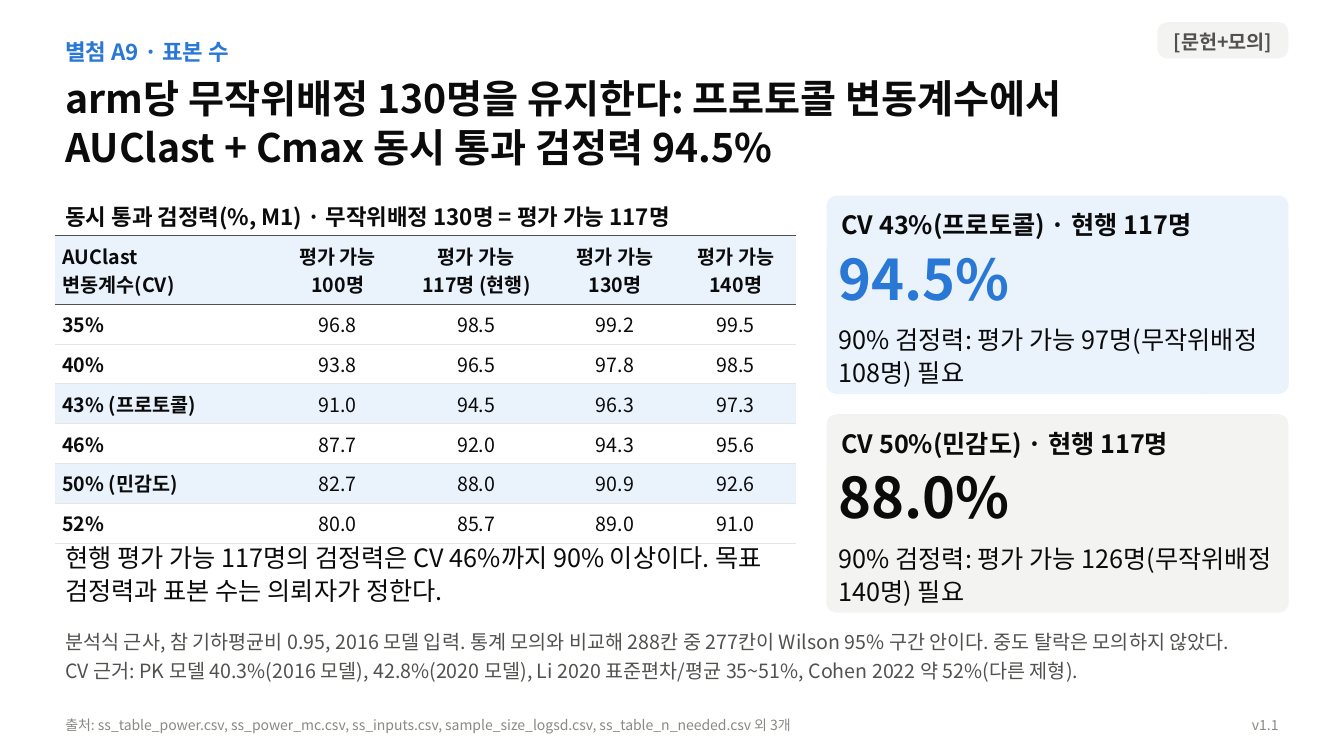
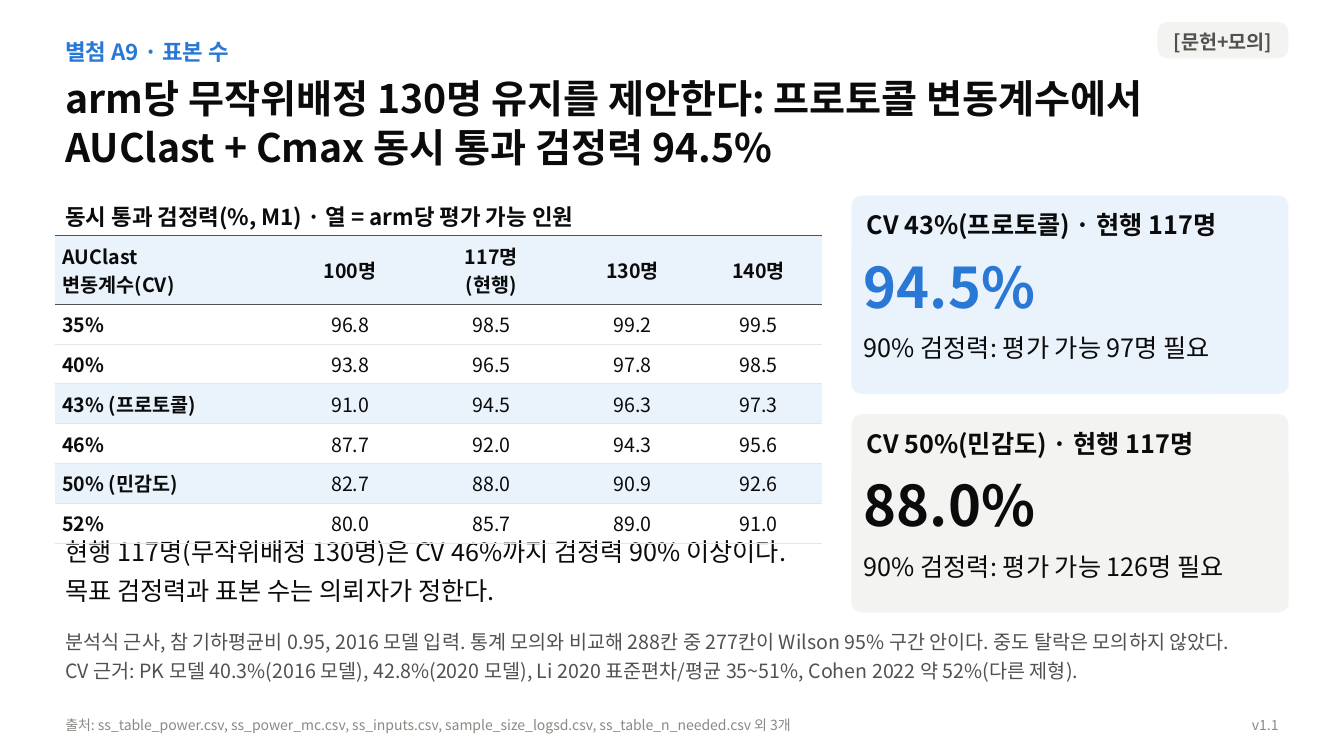
Before and after one commit to DHKQSP/dupilumab-sim, a slide deck: slide 22 of reports/deck/dupilumab_AUCinf_core_deck_v1.1.pptx. Drawn at 1344x756 pixels with LibreOffice and Linux fonts; fonts in the diff are those of the drawing. Boxes give left, top, right and bottom in pixels: in the first picture for what was removed or moved away, otherwise in the second. Text is boxed around its words. In the diff, an @@ line names an element or a change of style, - is before the commit and + after.

```diff
--- a/reports/deck/dupilumab_AUCinf_core_deck_v1.1.pptx
+++ b/reports/deck/dupilumab_AUCinf_core_deck_v1.1.pptx
@@ text at [65,80,1143,166]: text changed @@
-arm당 무작위배정 130명을 유지한다: 프로토콜 변동계수에서 AUClast + Cmax 동시 통과 검정력 94.5%
+arm당 무작위배정 130명 유지를 제안한다: 프로토콜 변동계수에서 AUClast + Cmax 동시 통과 검정력 94.5%
@@ text at [65,206,573,230]: text changed @@
-동시 통과 검정력(%, M1) · 무작위배정 130명 = 평가 가능 117명
+동시 통과 검정력(%, M1) · 열 = arm당 평가 가능 인원
@@ rounded rectangle "CV 43%(프로토콜) · 현행 117명": place and size @@
-rounded rectangle "CV 43%(프로토콜) · 현행 117명" at [827,196,1289,394]
+rounded rectangle "CV 43%(프로토콜) · 현행 117명" at [852,196,1289,394]
@@ table at [55,236,822,536] @@
-row 1: AUClast 변동계수(CV) | 평가 가능 100명 | 평가 가능 117명 (현행) | 평가 가능 130명 | 평가 가능 140명
+row 1: AUClast 변동계수(CV) | 100명 | 117명 (현행) | 130명 | 140명
@@ table: place and size @@
-table at [55,236,797,536]
+table at [55,236,822,536]
@@ text "94.5%": place and size @@
-text "94.5%" at [839,257,1258,387]
+text "94.5%" at [864,265,1210,359]
@@ text "94.5%" at [864,265,1210,359]: vertical alignment middle to top @@
@@ text at [864,336,1210,359]: text changed @@
-90% 검정력: 평가 가능 97명(무작위배정 108명) 필요
+90% 검정력: 평가 가능 97명 필요
@@ rounded rectangle "CV 50%(민감도) · 현행 117명": place and size @@
-rounded rectangle "CV 50%(민감도) · 현행 117명" at [827,414,1289,613]
+rounded rectangle "CV 50%(민감도) · 현행 117명" at [852,414,1289,613]
@@ text "88.0%" at [864,483,1224,578]: vertical alignment middle to top @@
@@ text "88.0%": place and size @@
-text "88.0%" at [839,475,1272,606]
+text "88.0%" at [864,483,1224,578]
@@ text at [65,540,786,602]: text changed @@
-현행 평가 가능 117명의 검정력은 CV 46%까지 90% 이상이다. 목표 검정력과 표본 수는 의뢰자가 정한다.
+현행 117명(무작위배정 130명)은 CV 46%까지 검정력 90% 이상이다.
+목표 검정력과 표본 수는 의뢰자가 정한다.
@@ text at [864,555,1224,578]: text changed @@
-90% 검정력: 평가 가능 126명(무작위배정 140명) 필요
+90% 검정력: 평가 가능 126명 필요
```
Also in this commit, not shown: 25 other slides changed, 14 other files.
